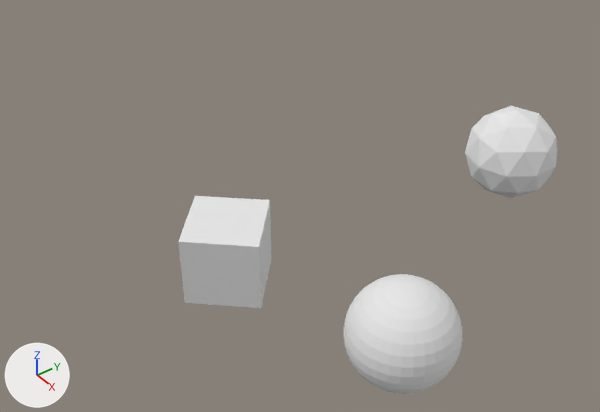
Before and after pictures for a commit that changed the Blender file working/subahu/Bead/Bead.blend.
One viewpoint serves both versions: a 50 mm lens placed at (5.0, -4.93, 2.88), pointed at (1.51, -2.28, -0.23). The lights are fixed; the arrows at lower left show +X, +Y and +Z.
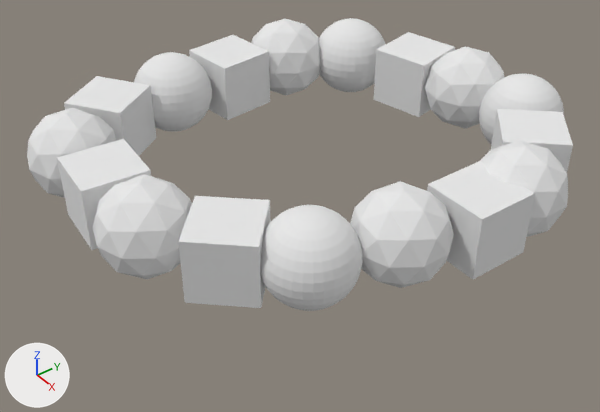
Commit message: bead circle complete

Pixel boxes (x1, y1, x2, y2) of what changed, in the pictures (600 x 412 px):
'Sphere', moved
    before: (344, 274, 462, 394)
    after: (261, 205, 362, 311)
'Icosphere', moved
    before: (465, 106, 557, 198)
    after: (350, 181, 454, 288)
'Icosphere.004', added
    after: (92, 174, 192, 279)
'Cube.001', added
    after: (427, 161, 535, 279)
'Cube.005', added
    after: (57, 139, 151, 250)
'Cube.004', added
    after: (189, 35, 270, 120)
'Icosphere.001', added
    after: (480, 140, 568, 237)
'Icosphere.002', added
    after: (425, 46, 505, 129)
'Sphere.003', added
    after: (134, 52, 212, 131)
'Cube.003', added
    after: (374, 32, 455, 117)
'Icosphere.005', added
    after: (27, 108, 117, 198)
'Cube.006', added
    after: (64, 76, 156, 156)
'Sphere.002', added
    after: (319, 18, 386, 92)
'Icosphere.003', added
    after: (251, 19, 320, 96)
'Cube.002', added
    after: (491, 109, 573, 173)
'Sphere.001', added
    after: (479, 74, 564, 144)

The change in detail:
Object 'Icosphere' (ob_icosphere) moves from (2.16, -1.052, 0.041) to (2.377, -2.228, 0.041).
Object 'Sphere' (ob_sphere) moves from (2.95, -2.745, 0.023) to (2.211, -2.745, 0.023).
Object 'Cube.001' (ob_cube_001) is new; it shows a copy of the mesh of ob_cube.
Its location is (2.496, -1.731, 0.002).
Its rotation in degrees is (0, 0, 179).
Its scale is (-0.213, -0.213, -0.213).
Object 'Icosphere.001' (ob_icosphere_001) is new; it shows a copy of the mesh of ob_icosphere.
Its location is (2.479, -1.349, 0.041).
Its scale is (0.301, 0.301, 0.301).
Object 'Cube.002' (ob_cube_002) is new; it shows a copy of the mesh of ob_cube.
Its location is (2.209, -0.932, 0.002).
Its rotation in degrees is (0, 0, 47).
Its scale is (-0.213, -0.213, -0.213).
Object 'Sphere.001' (ob_sphere_001) is new; it shows a copy of the mesh of ob_sphere.
Its location is (1.851, -0.592, 0.023).
Its scale is (0.288, 0.288, 0.288).
Object 'Icosphere.002' (ob_icosphere_002) is new; it shows a copy of the mesh of ob_icosphere.
Its location is (1.348, -0.621, 0.041).
Its scale is (0.301, 0.301, 0.301).
Object 'Cube.003' (ob_cube_003) is new; it shows a copy of the mesh of ob_cube.
Its location is (0.895, -0.71, 0.002).
Its rotation in degrees is (0, 0, 102).
Its scale is (-0.213, -0.213, -0.213).
Object 'Sphere.002' (ob_sphere_002) is new; it shows a copy of the mesh of ob_sphere.
Its location is (0.397, -0.925, 0.03).
Its scale is (0.288, 0.288, 0.288).
Object 'Icosphere.003' (ob_icosphere_003) is new; it shows a copy of the mesh of ob_icosphere.
Its location is (0.128, -1.367, 0.041).
Its scale is (0.301, 0.301, 0.301).
Object 'Cube.004' (ob_cube_004) is new; it shows a copy of the mesh of ob_cube.
Its location is (0.08, -1.859, 0.002).
Its rotation in degrees is (0, 0, 186).
Its scale is (-0.213, -0.213, -0.213).
Object 'Sphere.003' (ob_sphere_003) is new; it shows a copy of the mesh of ob_sphere.
Its location is (0.073, -2.359, 0.023).
Its scale is (0.288, 0.288, 0.288).
Object 'Icosphere.004' (ob_icosphere_004) is new; it shows a copy of the mesh of ob_icosphere.
Its location is (1.444, -3.331, 0.041).
Its scale is (0.301, 0.301, 0.301).
Object 'Cube.005' (ob_cube_005) is new; it shows a copy of the mesh of ob_cube.
Its location is (0.951, -3.324, 0.002).
Its rotation in degrees is (0, 0, 84).
Its scale is (-0.213, -0.213, -0.213).
Object 'Icosphere.005' (ob_icosphere_005) is new; it shows a copy of the mesh of ob_icosphere.
Its location is (0.469, -3.319, 0.041).
Its scale is (0.301, 0.301, 0.301).
Object 'Cube.006' (ob_cube_006) is new; it shows a copy of the mesh of ob_cube.
Its location is (0.158, -2.897, 0.002).
Its rotation in degrees is (0, 0, 123).
Its scale is (-0.213, -0.213, -0.213).
